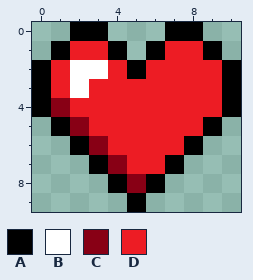
File history of a pixel-art sprite, ClientProject/Unity/Assets/Nset/heart.png. That is the earlier state.
The file is 55x50 pixels, drawn in blocks of 5x5; one block is one cell here.
Palette (. is transparent): A #000000  B #ffffff  C #880015  D #ed1c24
Pixels before, first column x 0:
 0 ..AA...AA..
 1 .ADDA.ADDA.
 2 ADBBDADDDDA
 3 ADBDDDDDDDA
 4 ACDDDDDDDDA
 5 .ACDDDDDDA.
 6 ..ACDDDDA..
 7 ...ACDDA...
 8 ....ACA....
 9 .....A.....
Now the later version:
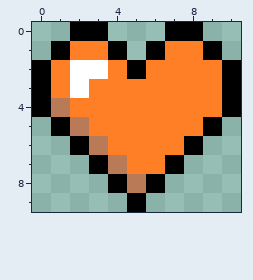
The author wrote: やっぱ衝突無さそうです。
The edit:
{"colour":"C","old":"#880015","new":"#b97a57"}
{"colour":"D","old":"#ed1c24","new":"#ff7f27"}
{"label":"changed","picture_box":[51,41,222,193]}
